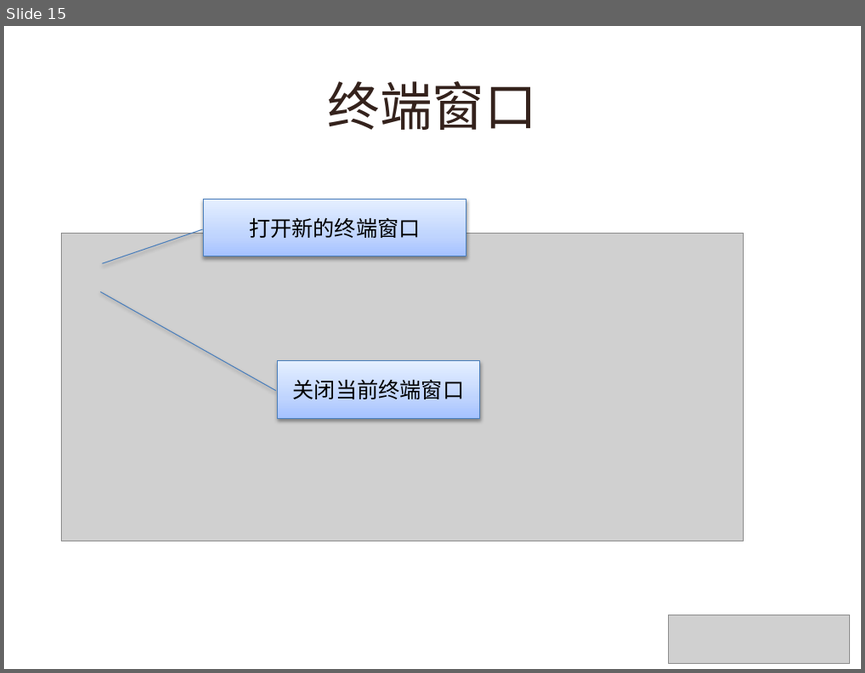
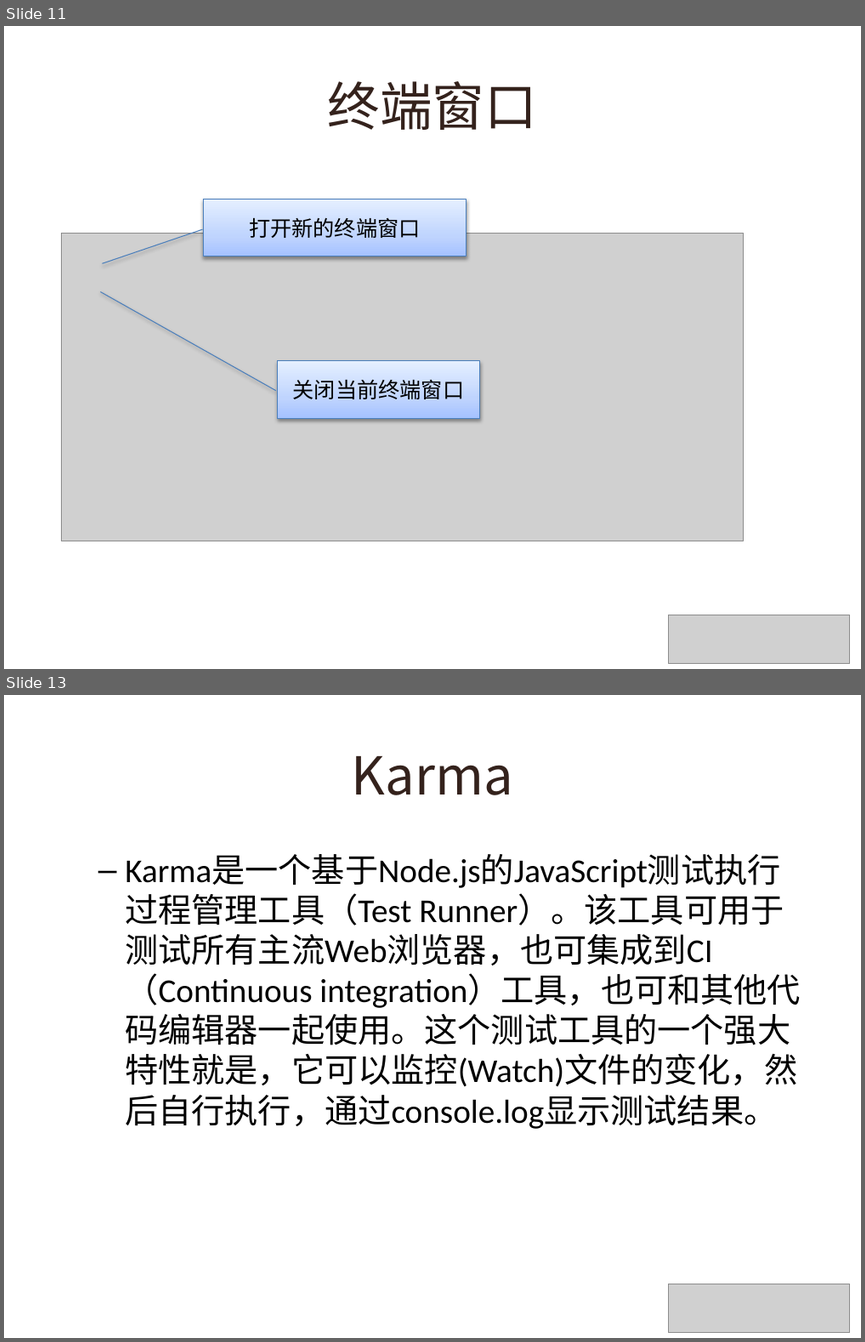
Before and after one commit to lynzz/myshare, a slide deck: 201311/webstorm.pptx. Shown one above the other, each under a label of ours: slide 15 before the commit, slides 11 and 13 after it; the slides between them are not shown. The pictures are 865x673 and 865x1342 pixels, drawn with LibreOffice and Linux fonts; fonts in the diff are those of the drawing; grey boxes stand for pictures; background and template pictures are left out. Boxes give left, top, right and bottom in pixels: in the first picture for what was removed or moved away, otherwise in the second. Text is boxed around its words. In the diff, an @@ line names an element or a change of style, - is before the commit and + after.

```diff
--- a/201311/webstorm.pptx
+++ b/201311/webstorm.pptx
@@ slide 13 added at [4, 695, 861, 1338], background picture (left out) @@
@@ title added at [352, 756, 513, 795], 44 pt, text #34221C @@
+Karma
@@ text added at [125, 854, 800, 1129], 28 pt, text #000000 @@
+  – Karma是一个基于Node.js的JavaScript测试执行过程管理工具（Test Runner）。该工具可用于测试所有主流Web浏览器，也可集成到CI（Continuous integration）工具，也可和其他代码编辑器一起使用。这个测试工具的一个强大特性就是，它可以监控(Watch)文件的变化，然后自行执行，通过console.log显示测试结果。
@@ picture added at [669, 1283, 850, 1333] @@
@@ what was slide 15 is now slide 11 @@
```
Also in this commit, not shown: 4 slides changed, 2 other slides added, 3 slides removed.
